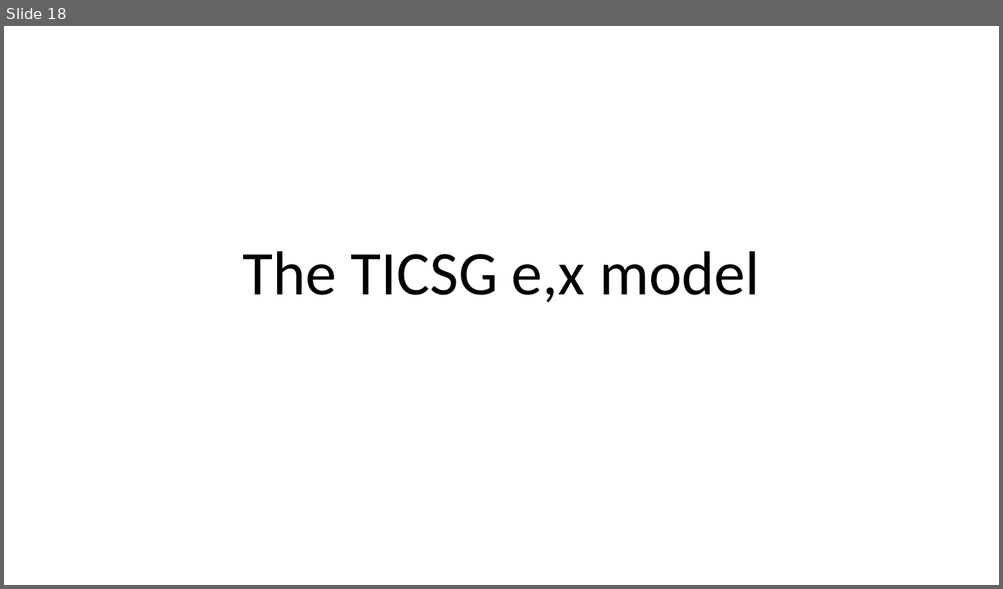
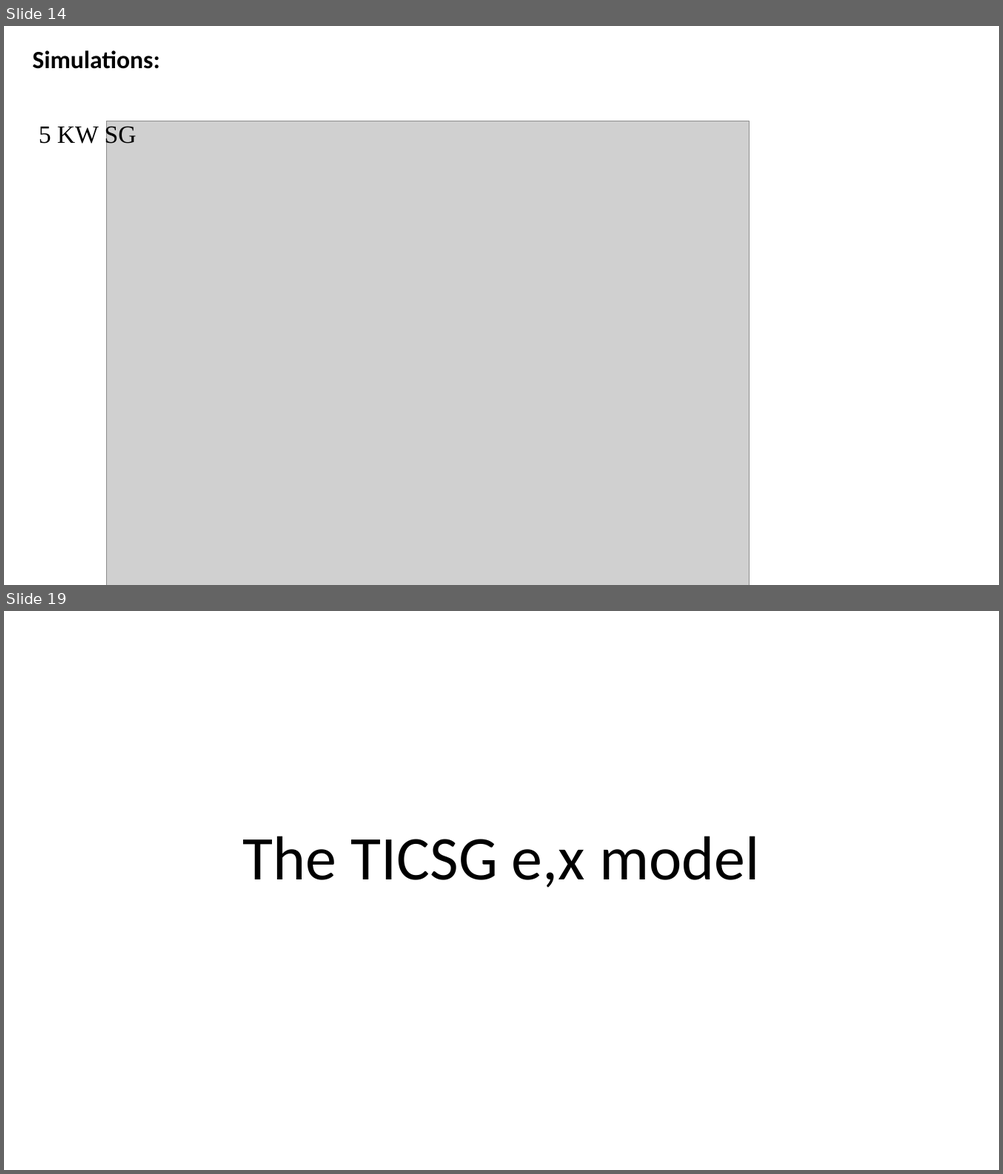
Before and after one commit to eladven/thesis, a slide deck: Presentations/Seminar.pptx. Shown one above the other, each under a label of ours: slide 18 before the commit, slides 14 and 19 after it; the slides between them are not shown. The pictures are 1003x589 and 1003x1174 pixels, drawn with LibreOffice and Linux fonts; fonts in the diff are those of the drawing; grey boxes stand for pictures. Boxes give left, top, right and bottom in pixels: in the first picture for what was removed or moved away, otherwise in the second. Text is boxed around its words. In the diff, an @@ line names an element or a change of style, - is before the commit and + after.

```diff
--- a/Presentations/Seminar.pptx
+++ b/Presentations/Seminar.pptx
@@ slide 14 added at (x1=4, y1=26, x2=999, y2=585), background #FFFFFF @@
@@ subtitle added at (x1=32, y1=50, x2=159, y2=147), 24 pt, text #000000, bold @@
+Simulations:
+5 KW SG
@@ picture added at (x1=106, y1=121, x2=748, y2=585) @@
@@ what was slide 18 is now slide 19 @@
```
Also in this commit, not shown: 17 other slides added, 17 slides removed, 1 other file.
